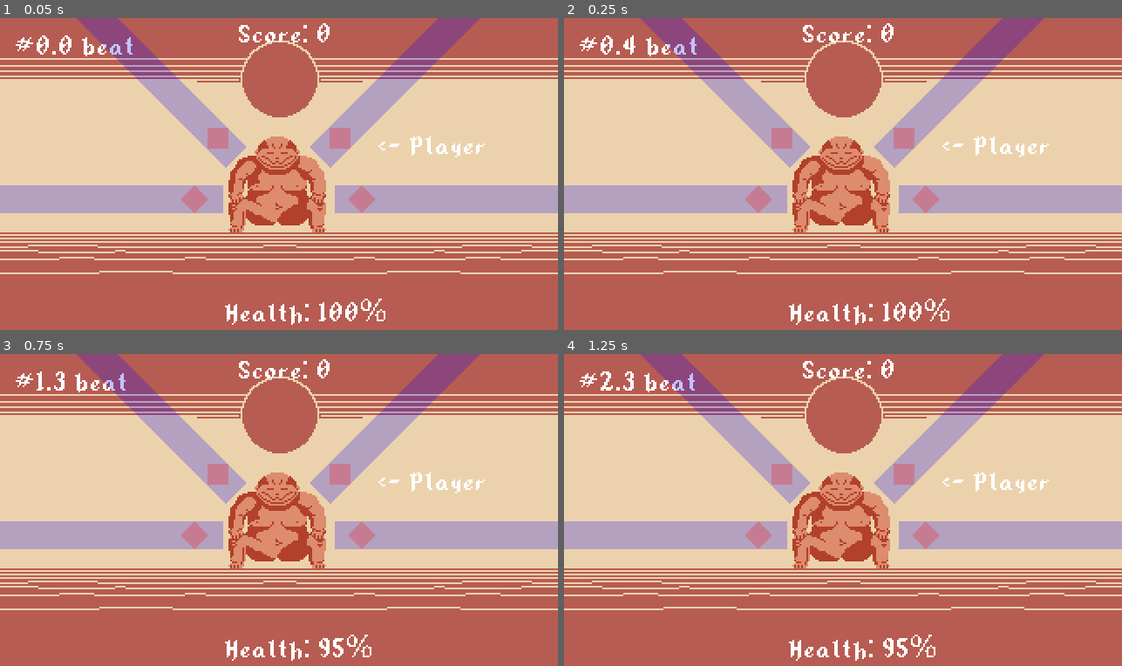
Above: before the commit, frames 1-4 (two rows, left to right).
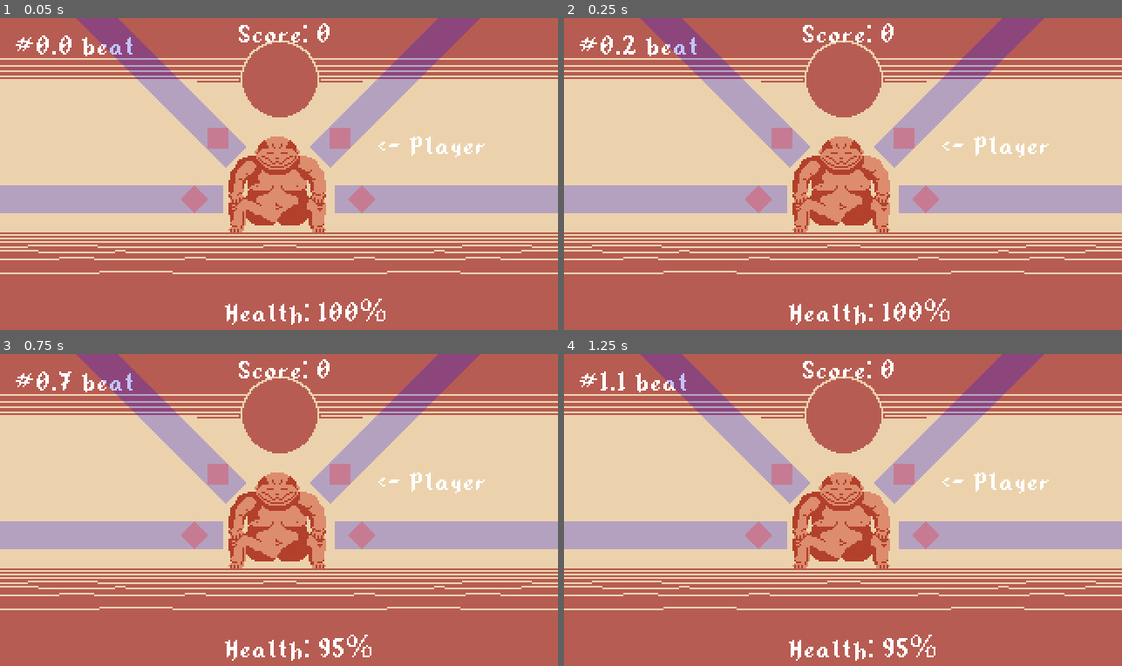
Above: after the commit, the same moments.

Repository: TrueHopolok/gj_flow
Game: Godot game, scene res://scenes/gameplay/gameplay.tscn
Two runs of this game, one before a commit and one after it. Both use one fixed random seed, a clock stepped at 60 frames per second and the inputs below. The project has no main scene, so this scene is started directly. Sound files missing from this copy of the repository are replaced by a short silence.
Inputs:
- Up to frame 1 (0.05 s): no input
- Up to frame 2 (0.25 s): no input
- Up to frame 3 (0.75 s): hold K (low_right) from 0.53 s (still down)
- Up to frame 4 (1.25 s): keep holding K (low_right)

Frame 1 is identical in both runs. In frame 2, less than 0.1% of the frame differs, in the area x 10-13%, y 5-12%; in frame 3, 0.4%; in frame 4, 0.4%, in the area x 6-24%, y 5-13%.

Commit message:
added enemies being faster

Diff:
--- a/assets/sections/experiment.tres
+++ b/assets/sections/experiment.tres
@@ -7,7 +7,7 @@
 
 [resource]
 script = ExtResource("2_bfdpq")
-bpm = 120.0
+bpm = 60.0
 parts = Array[ExtResource("1_85abv")]([ExtResource("3_qatc3")])
 intro_stream = ExtResource("1_ysrai")
 metadata/_custom_type_script = "uid://crkfqj4wv8qok"
--- a/scenes/note_path/note_spawner.gd
+++ b/scenes/note_path/note_spawner.gd
@@ -24,10 +24,26 @@
 ## Returns destroy hook.
 func spawn_enemy(delay_s: float) -> Callable:
 	if direction == LevelNote.TOP_LEFT or direction == LevelNote.TOP_RIGHT:
-		return _spawn_internal(delay_s, ENEMY_DRAGON.instantiate())
+		return _spawn_delayed(delay_s / 2, delay_s / 2, ENEMY_DRAGON.instantiate())
 	else:
 		# TODO: add path EXCLUSIVE FOR FROG
-		return _spawn_internal(delay_s, ENEMY_FROG.instantiate())
+		return _spawn_delayed(delay_s / 2, delay_s / 2, ENEMY_FROG.instantiate())
+
+
+func _spawn_delayed(wait_s: float, delay_s: float, node: Node2D) -> Callable:
+	if wait_s <= 0: return _spawn_internal(delay_s, node)
+	add_child(node)
+	node.global_rotation = 0
+	node.global_position = begin_node.global_position
+	delay_s += delay_s / 9
+	get_tree().create_timer(wait_s).timeout.connect(
+		func() -> void:
+			if is_instance_valid(node):
+				var t := node.create_tween()
+				t.tween_property(node, "global_position", end_node.global_position, delay_s).from(begin_node.global_position)
+				t.chain().tween_callback(node.queue_free)
+	)
+	return node.queue_free
 
 
 func _spawn_internal(delay_s: float, node: Node2D) -> Callable:
